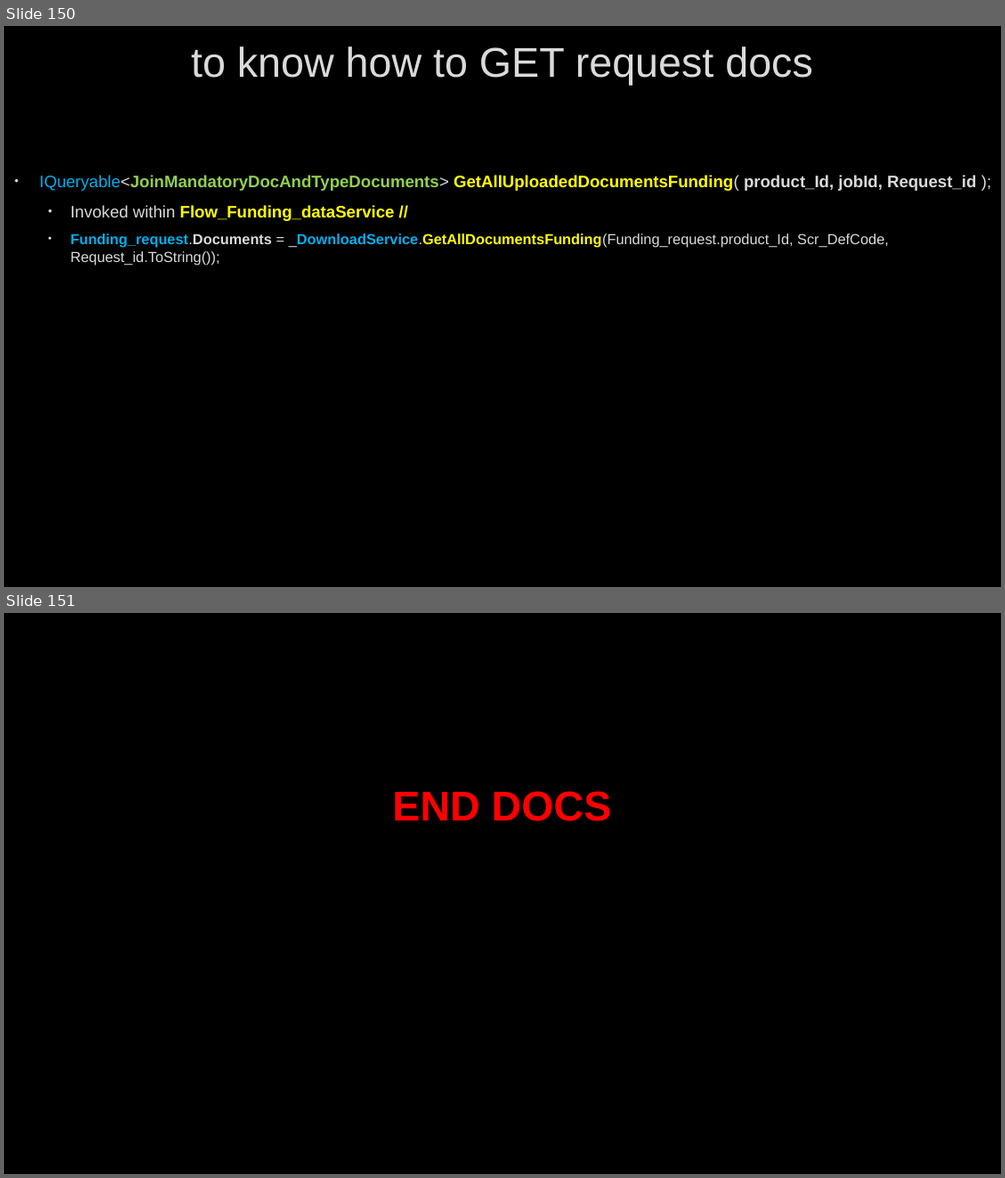
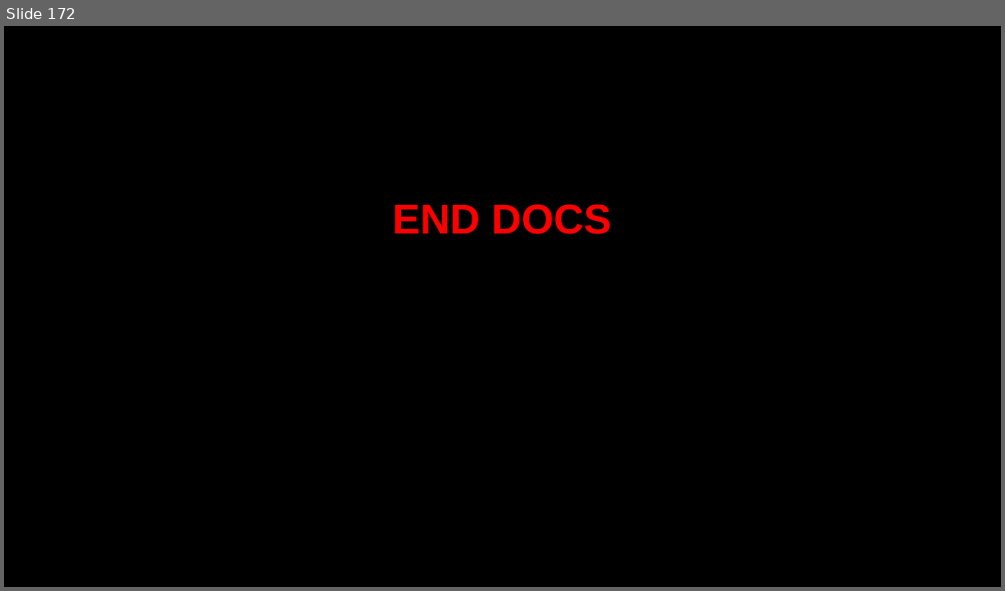
Before and after one commit to AhmedMohamedSamir1/Summary, a slide deck: Dot Net/Business.pptx. Shown one above the other, each under a label of ours: slides 150 and 151 before the commit, slide 172 after it. The pictures are 1005x1178 and 1005x591 pixels, drawn with LibreOffice and Linux fonts; fonts in the diff are those of the drawing; background and template pictures are left out. Boxes give left, top, right and bottom in pixels: in the first picture for what was removed or moved away, otherwise in the second. Text is boxed around its words. In the diff, an @@ line names an element or a change of style, - is before the commit and + after.

```diff
--- a/Dot Net/Business.pptx
+++ b/Dot Net/Business.pptx
@@ slide 150 removed at (4,26,1001,587), background picture (left out) @@
@@ title removed at (191,46,813,86) @@
-to know how to GET request docs
@@ text removed at (40,175,976,265) @@
-• IQueryable<JoinMandatoryDocAndTypeDocuments> GetAllUploadedDocumentsFunding( product_Id, jobId, Request_id );
-  • Invoked within Flow_Funding_dataService //
-  • Funding_request.Documents = _DownloadService.GetAllDocumentsFunding(Funding_request.product_Id, Scr_DefCode, Request_id.ToString());
@@ what was slide 151 is now slide 172 @@
```
Also in this commit, not shown: 16 slides changed, 38 slides added, 1 other slide removed, 7 other files.
